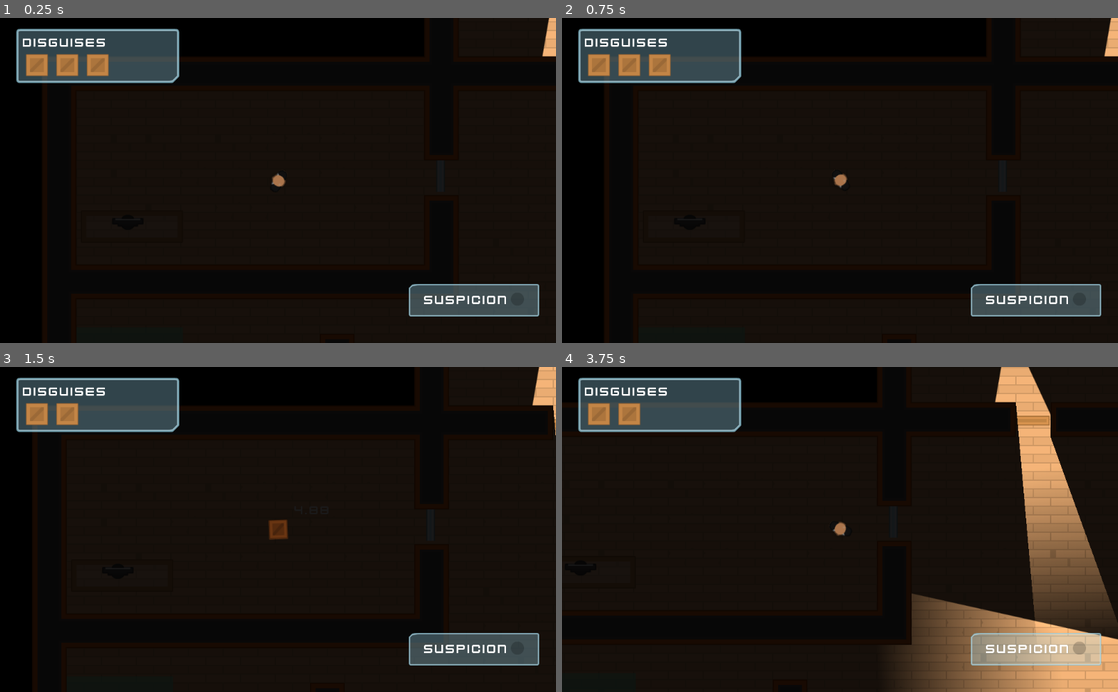
Above: before the commit, frames 1-4 (two rows, left to right).
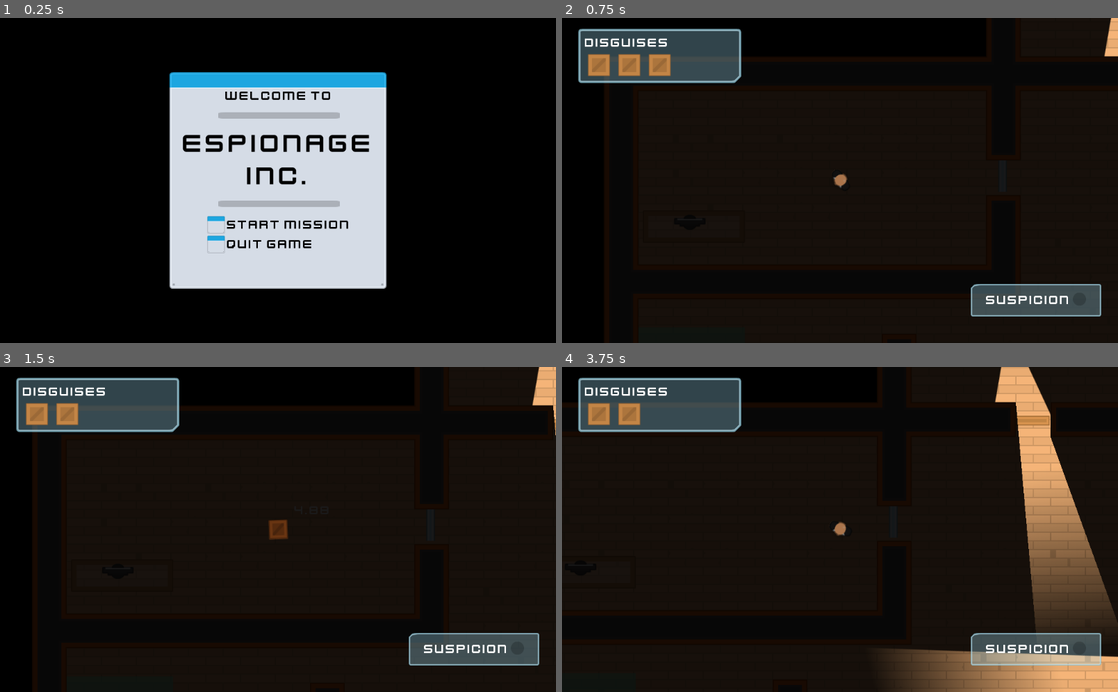
Above: after the commit, the same moments.

Repository: adam-spice/espionage_inc
Game: Godot game, scene res://Levels/Lobby.tscn
Same seed, same stepped clock (60 frames per second), same inputs: the game is played once before the commit and once after it. Before the commit the project starts from res://Levels/Level1.tscn.
Inputs (mouse positions are in pixels of both pictures, inside the frame that each line leads up to):
- Up to frame 1 (0.25 s): no input
- Up to frame 2 (0.75 s): click (778, 226) at 0.52 s
- Up to frame 3 (1.5 s): tap Enter at 1.25 s; move the mouse to (439, 523) at 1.27 s; hold D (move_right) from 1.28 s (still down); tap E (toggle_disguise) at 1.35 s; click (439, 523) at 1.42 s
- Up to frame 4 (3.75 s): move the mouse to (1117, 425) at 2.02 s; release D (move_right) at 2.03 s; hold S (move_down) 2.03-2.78 s; tap Space (toggle_vision_mode) at 2.1, 3.6 s; click (1117, 425) at 2.17 s; move the mouse to (662, 536) at 2.77 s; hold D (move_right) 2.78-3.53 s; tap E (toggle_disguise) at 2.85 s; click (662, 536) at 2.92 s; move the mouse to (812, 594) at 3.52 s; hold W (move_up) from 3.53 s (still down); click (812, 594) at 3.67 s

The runs differ from the first frame. In frame 1, 32% of the frame differs, in the area x 2-100%, y 0-92%; in frame 2, nothing differs; in frame 3, nothing differs; in frame 4, 4.1%.
Error in both runs: Invalid get index '0' (on base: 'PoolVector2Array'). (res://Characters/NPC/Gaurd.gd:22)

Commit message:
added bg music, start menu and victory scene

Diff:
--- a/Exit.gd
+++ b/Exit.gd
@@ -4,4 +4,4 @@
 
 func _on_Area2D_body_entered(body):
 	if body.has_node("Briefcase"):
-		get_tree().quit()
+		get_tree().change_scene("res://Levels/VictoryScene.tscn")
--- /dev/null
+++ b/Levels/Lobby.gd
@@ -0,0 +1,10 @@
+extends Control
+
+
+
+func _on_StartButton_pressed():
+	get_tree().change_scene("res://Levels/Level1.tscn")
+
+
+func _on_QuitButton_pressed():
+	get_tree().quit()
--- /dev/null
+++ b/Levels/Lobby.tscn
@@ -0,0 +1,172 @@
+[gd_scene load_steps=9 format=2]
+
+[ext_resource path="res://Interface/Theme.tres" type="Theme" id=1]
+[ext_resource path="res://GFX/Interface/PNG/metalPanel_blue.png" type="Texture" id=2]
+[ext_resource path="res://GFX/Interface/Fonts/kenvector_future.ttf" type="DynamicFontData" id=3]
+[ext_resource path="res://GFX/Interface/PNG/barHorizontal_shadow_mid.png" type="Texture" id=4]
+[ext_resource path="res://GFX/Interface/PNG/barHorizontal_shadow_right.png" type="Texture" id=5]
+[ext_resource path="res://GFX/Interface/PNG/barHorizontal_shadow_left.png" type="Texture" id=6]
+[ext_resource path="res://Levels/Lobby.gd" type="Script" id=7]
+
+[sub_resource type="DynamicFont" id=1]
+size = 50
+font_data = ExtResource( 3 )
+
+[node name="Lobby" type="Control"]
+anchor_right = 1.0
+anchor_bottom = 1.0
+theme = ExtResource( 1 )
+script = ExtResource( 7 )
+__meta__ = {
+"_edit_use_anchors_": false
+}
+
+[node name="CenterContainer" type="CenterContainer" parent="."]
+anchor_right = 1.0
+anchor_bottom = 1.0
+__meta__ = {
+"_edit_use_anchors_": false
+}
+
+[node name="Background" type="NinePatchRect" parent="CenterContainer"]
+margin_left = 312.0
+margin_top = 100.0
+margin_right = 712.0
+margin_bottom = 500.0
+rect_min_size = Vector2( 400, 400 )
+texture = ExtResource( 2 )
+patch_margin_left = 12
+patch_margin_top = 40
+patch_margin_right = 12
+patch_margin_bottom = 12
+
+[node name="VBoxContainer" type="VBoxContainer" parent="CenterContainer/Background"]
+anchor_right = 1.0
+anchor_bottom = 1.0
+margin_left = 12.0
+margin_top = 30.0
+margin_right = -8.0
+margin_bottom = -12.0
+custom_constants/separation = 17
+__meta__ = {
+"_edit_use_anchors_": false
+}
+
+[node name="Label" type="Label" parent="CenterContainer/Background/VBoxContainer"]
+margin_right = 380.0
+margin_bottom = 27.0
+custom_colors/font_color = Color( 0, 0, 0, 1 )
+text = "Welcome to"
+align = 1
+
+[node name="split2" type="HBoxContainer" parent="CenterContainer/Background/VBoxContainer"]
+margin_top = 44.0
+margin_right = 380.0
+margin_bottom = 56.0
+custom_constants/separation = 0
+alignment = 1
+
+[node name="TextureRect" type="TextureRect" parent="CenterContainer/Background/VBoxContainer/split2"]
+margin_left = 78.0
+margin_right = 90.0
+margin_bottom = 12.0
+rect_min_size = Vector2( 12, 12 )
+texture = ExtResource( 6 )
+expand = true
+
+[node name="TextureRect2" type="TextureRect" parent="CenterContainer/Background/VBoxContainer/split2"]
+margin_left = 90.0
+margin_right = 290.0
+margin_bottom = 12.0
+rect_min_size = Vector2( 200, 12 )
+texture = ExtResource( 4 )
+expand = true
+
+[node name="TextureRect3" type="TextureRect" parent="CenterContainer/Background/VBoxContainer/split2"]
+margin_left = 290.0
+margin_right = 302.0
+margin_bottom = 12.0
+rect_min_size = Vector2( 12, 12 )
+texture = ExtResource( 5 )
+expand = true
+
+[node name="Label2" type="Label" parent="CenterContainer/Background/VBoxContainer"]
+margin_top = 73.0
+margin_right = 380.0
+margin_bottom = 190.0
+custom_fonts/font = SubResource( 1 )
+custom_colors/font_color = Color( 0, 0, 0, 1 )
+text = "Espionage inc."
+align = 1
+autowrap = true
+
+[node name="split" type="HBoxContainer" parent="CenterContainer/Background/VBoxContainer"]
+margin_top = 207.0
+margin_right = 380.0
+margin_bottom = 219.0
+custom_constants/separation = 0
+alignment = 1
+
+[node name="TextureRect" type="TextureRect" parent="CenterContainer/Background/VBoxContainer/split"]
+margin_left = 78.0
+margin_right = 90.0
+margin_bottom = 12.0
+rect_min_size = Vector2( 12, 12 )
+texture = ExtResource( 6 )
+expand = true
+
+[node name="TextureRect2" type="TextureRect" parent="CenterContainer/Background/VBoxContainer/split"]
+margin_left = 90.0
+margin_right = 290.0
+margin_bottom = 12.0
+rect_min_size = Vector2( 200, 12 )
+texture = ExtResource( 4 )
+expand = true
+
+[node name="TextureRect3" type="TextureRect" parent="CenterContainer/Background/VBoxContainer/split"]
+margin_left = 290.0
+margin_right = 302.0
+margin_bottom = 12.0
+rect_min_size = Vector2( 12, 12 )
+texture = ExtResource( 5 )
+expand = true
+
+[node name="CenterContainer" type="CenterContainer" parent="CenterContainer/Background/VBoxContainer"]
+margin_top = 236.0
+margin_right = 380.0
+margin_bottom = 304.0
+
+[node name="GridContainer" type="GridContainer" parent="CenterContainer/Background/VBoxContainer/CenterContainer"]
+margin_left = 58.0
+margin_right = 322.0
+margin_bottom = 68.0
+columns = 2
+
+[node name="StartButton" type="Button" parent="CenterContainer/Background/VBoxContainer/CenterContainer/GridContainer"]
+margin_right = 32.0
+margin_bottom = 32.0
+rect_min_size = Vector2( 32, 32 )
+
+[node name="Label" type="Label" parent="CenterContainer/Background/VBoxContainer/CenterContainer/GridContainer"]
+margin_left = 36.0
+margin_top = 2.0
+margin_right = 264.0
+margin_bottom = 29.0
+custom_colors/font_color = Color( 0, 0, 0, 1 )
+text = "START MISSION"
+
+[node name="QuitButton" type="Button" parent="CenterContainer/Background/VBoxContainer/CenterContainer/GridContainer"]
+margin_top = 36.0
+margin_right = 32.0
+margin_bottom = 68.0
+rect_min_size = Vector2( 32, 32 )
+
+[node name="Label2" type="Label" parent="CenterContainer/Background/VBoxContainer/CenterContainer/GridContainer"]
+margin_left = 36.0
+margin_top = 38.0
+margin_right = 264.0
+margin_bottom = 65.0
+custom_colors/font_color = Color( 0, 0, 0, 1 )
+text = "QUIT GAME"
+[connection signal="pressed" from="CenterContainer/Background/VBoxContainer/CenterContainer/GridContainer/StartButton" to="." method="_on_StartButton_pressed"]
+[connection signal="pressed" from="CenterContainer/Background/VBoxContainer/CenterContainer/GridContainer/QuitButton" to="." method="_on_QuitButton_pressed"]
--- /dev/null
+++ b/Levels/VictoryScene.tscn
@@ -0,0 +1,26 @@
+[gd_scene load_steps=2 format=2]
+
+[ext_resource path="res://Levels/Lobby.tscn" type="PackedScene" id=1]
+
+[node name="VictoryScene" instance=ExtResource( 1 )]
+
+[node name="Label" parent="CenterContainer/Background/VBoxContainer" index="0"]
+visible = false
+
+[node name="split2" parent="CenterContainer/Background/VBoxContainer" index="1"]
+visible = false
+margin_top = 0.0
+margin_bottom = 12.0
+
+[node name="Label2" parent="CenterContainer/Background/VBoxContainer" index="2"]
+margin_top = 0.0
+margin_bottom = 117.0
+text = "congrats you won!!"
+
+[node name="split" parent="CenterContainer/Background/VBoxContainer" index="3"]
+margin_top = 134.0
+margin_bottom = 146.0
+
+[node name="CenterContainer" parent="CenterContainer/Background/VBoxContainer" index="4"]
+margin_top = 163.0
+margin_bottom = 231.0
--- /dev/null
+++ b/Music/BackgroundMusic.tscn
@@ -0,0 +1,8 @@
+[gd_scene load_steps=2 format=2]
+
+[ext_resource path="res://SFX/Music/StealthintheWoods.ogg" type="AudioStream" id=1]
+
+[node name="BackgroundMusic" type="AudioStreamPlayer"]
+stream = ExtResource( 1 )
+volume_db = -15.0
+autoplay = true
--- a/project.godot
+++ b/project.godot
@@ -16,12 +16,13 @@
 [application]
 
 config/name="Espionage Inc"
-run/main_scene="res://Levels/Level1.tscn"
+run/main_scene="res://Levels/Lobby.tscn"
 config/icon="res://icon.png"
 
 [autoload]
 
 CombinationGenerator="*res://Doors/combination_generator.gd"
+BackgroundMusic="*res://Music/BackgroundMusic.tscn"
 
 [input]
 
